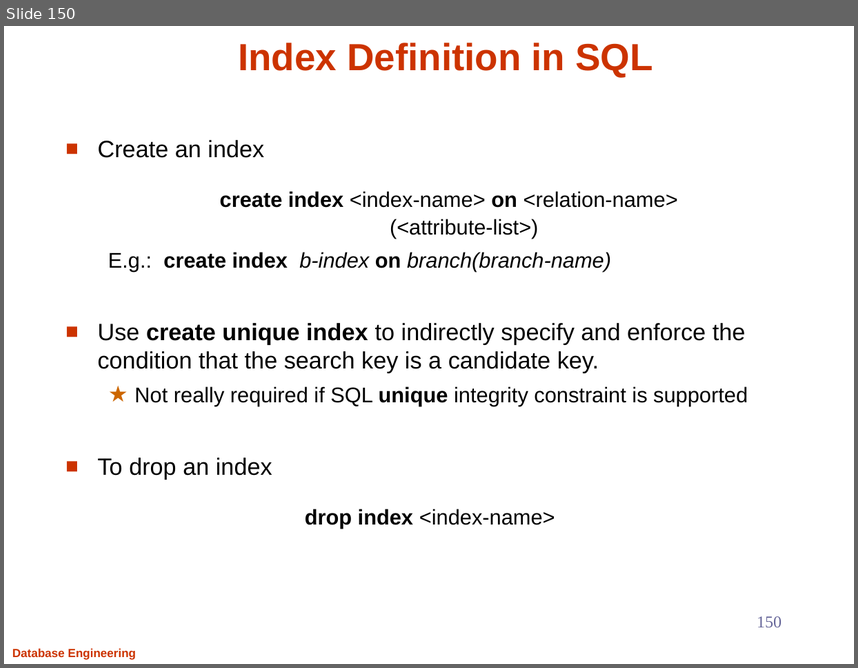
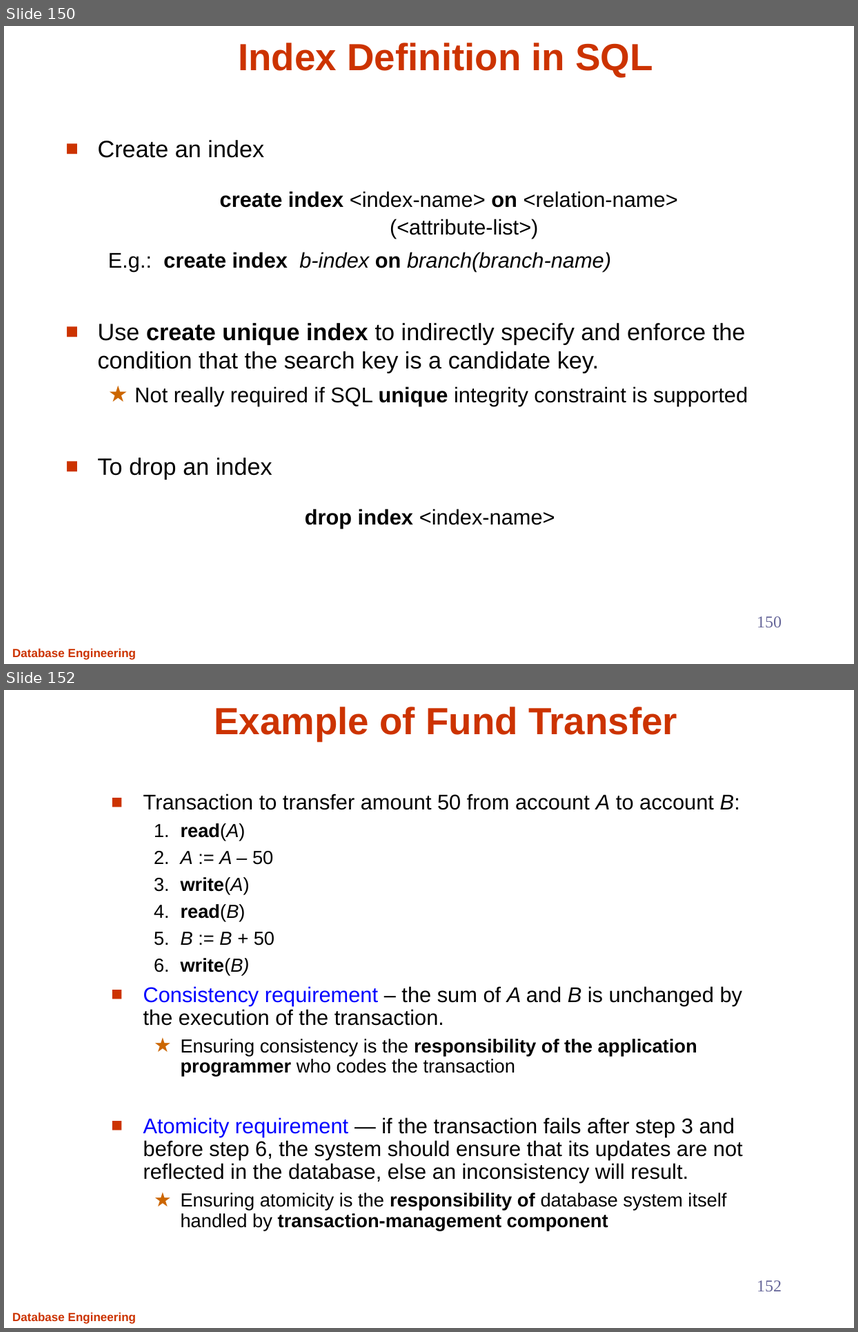
Before and after one commit to Aashishsharma/Learnings, a slide deck: RDBMS/DB.pptx. Shown one above the other, each under a label of ours: slide 150 before the commit, slides 150 and 152 after it; the slides between them are not shown. The pictures are 858x668 and 858x1332 pixels, drawn with LibreOffice and Linux fonts; fonts in the diff are those of the drawing. Boxes give left, top, right and bottom in pixels: in the first picture for what was removed or moved away, otherwise in the second. Text is boxed around its words. In the diff, an @@ line names an element or a change of style, - is before the commit and + after.

```diff
--- a/RDBMS/DB.pptx
+++ b/RDBMS/DB.pptx
@@ slide 152 added at (4,690,854,1328), background #FFFFFF; not listed: 1 template element that a slide beside it also shows @@
@@ title added at (214,707,677,741), 32 pt, text #CC3300, bold @@
+Example of Fund Transfer
@@ text added at (143,793,743,1230), 18 pt, text #000000 @@
+■ Transaction to transfer amount 50 from account A to account B:
+  1. read(A)
+  2. A := A – 50
+  3. write(A)
+  4. read(B)
+  5. B := B + 50
+  6. write(B)
+■ Consistency requirement – the sum of A and B is unchanged by the execution of the transaction.
+  ★ Ensuring consistency is the responsibility of the application programmer who codes the transaction
+■ Atomicity requirement — if the transaction fails after step 3 and before step 6, the system should ensure that its updates are not reflected in the database, else an inconsistency will result.
+  ★ Ensuring atomicity is the responsibility of database system itself handled by transaction-management component
@@ page number added at (757,1280,782,1291), 14 pt, text #666699 @@
+152
```
Also in this commit, not shown: 2 other slides added.
